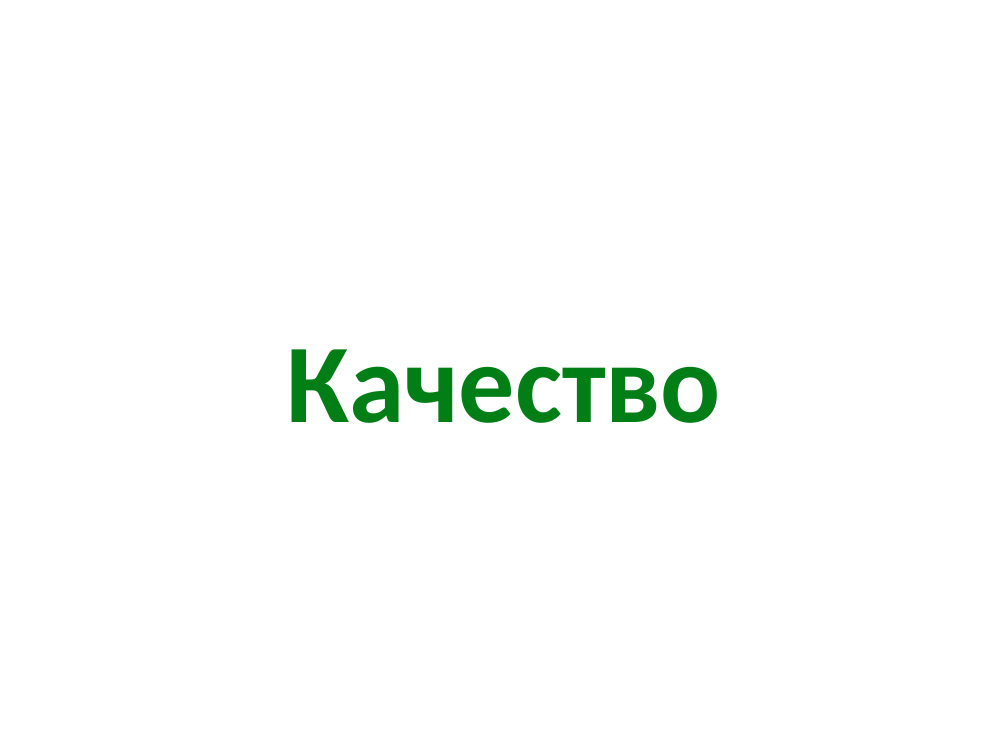
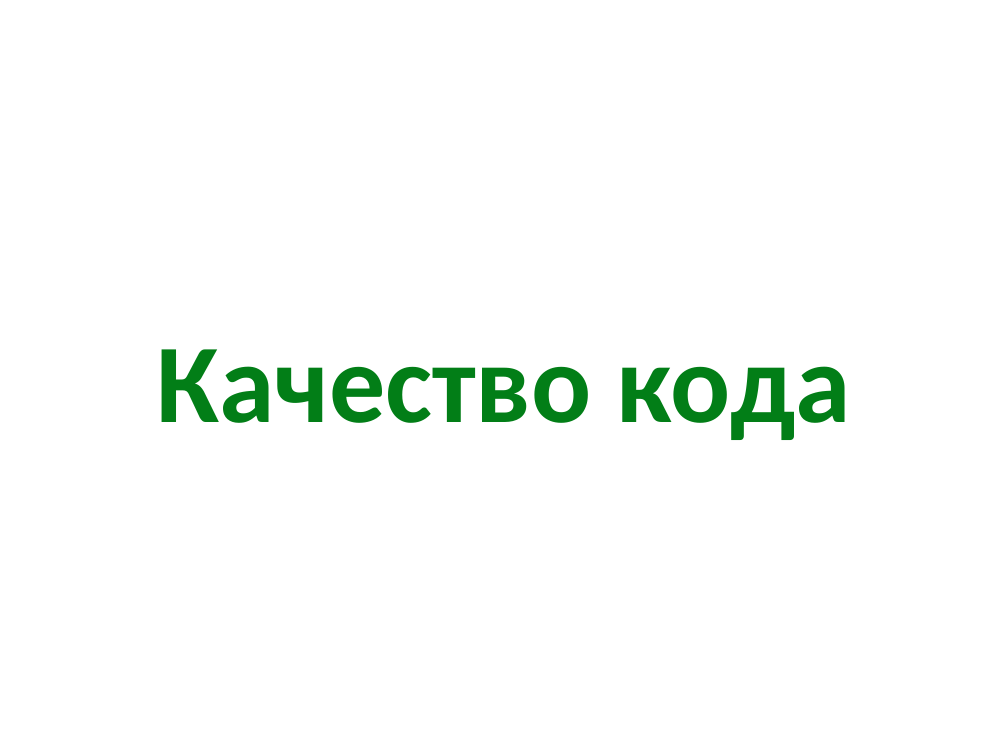
Before and after one commit to kontur-school-2015/01-quality, a slide deck: slide 1 of slides/quality-slides.pptx. Drawn at 1008x756 pixels with LibreOffice and Linux fonts; fonts in the diff are those of the drawing. Boxes give left, top, right and bottom in pixels: in the first picture for what was removed or moved away, otherwise in the second. Text is boxed around its words. In the diff, an @@ line names an element or a change of style, - is before the commit and + after.

```diff
--- a/slides/quality-slides.pptx
+++ b/slides/quality-slides.pptx
@@ title at (156,349,851,440): text changed @@
-Качество
+Качество кода
```
Also in this commit, not shown: 1 slide added, 1 other file.
